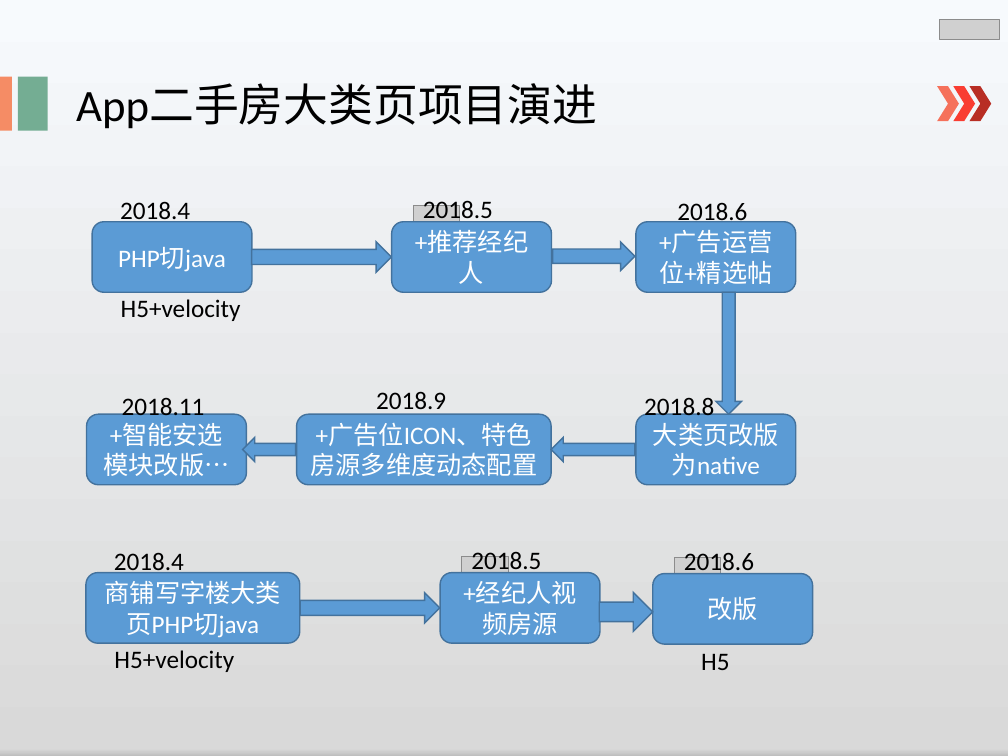
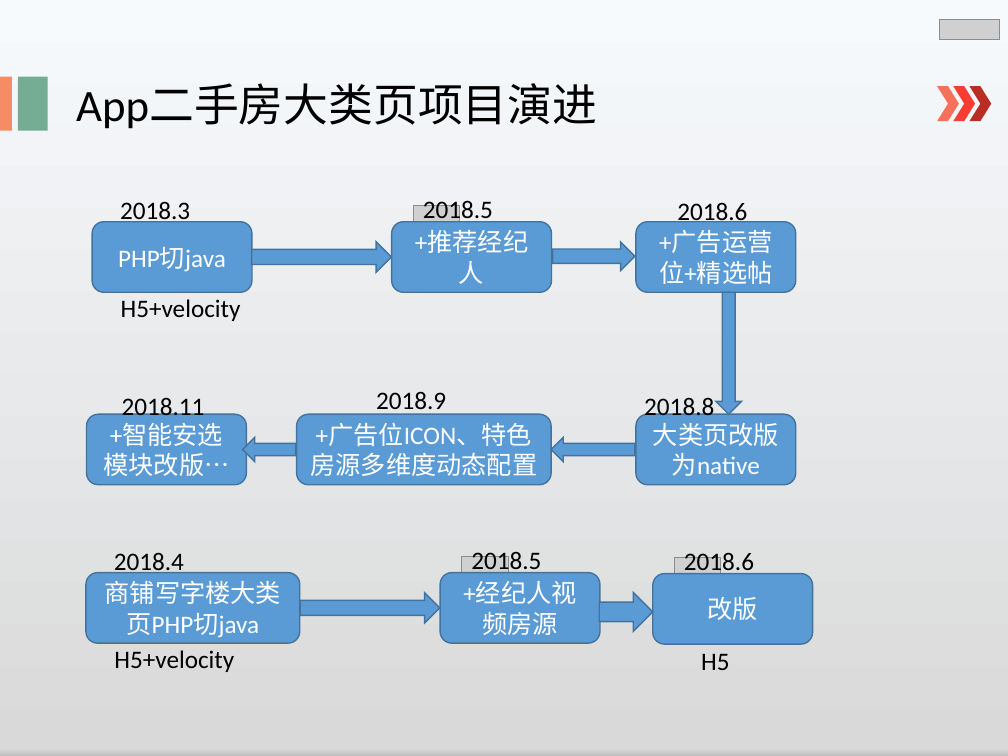
Before and after one commit to lspgithublxh/document, a slide deck: slide 3 of 业务文档跟踪/述职/shuzhi.pptx. Drawn at 1008x756 pixels with LibreOffice and Linux fonts; fonts in the diff are those of the drawing; grey boxes stand for pictures. Boxes give left, top, right and bottom in pixels: in the first picture for what was removed or moved away, otherwise in the second. Text is boxed around its words. In the diff, an @@ line names an element or a change of style, - is before the commit and + after.

```diff
--- a/业务文档跟踪/述职/shuzhi.pptx
+++ b/业务文档跟踪/述职/shuzhi.pptx
@@ text at (120, 201, 190, 226): text changed @@
-2018.4
+2018.3
```
Also in this commit, not shown: 7 other slides changed, 1 slide added.
